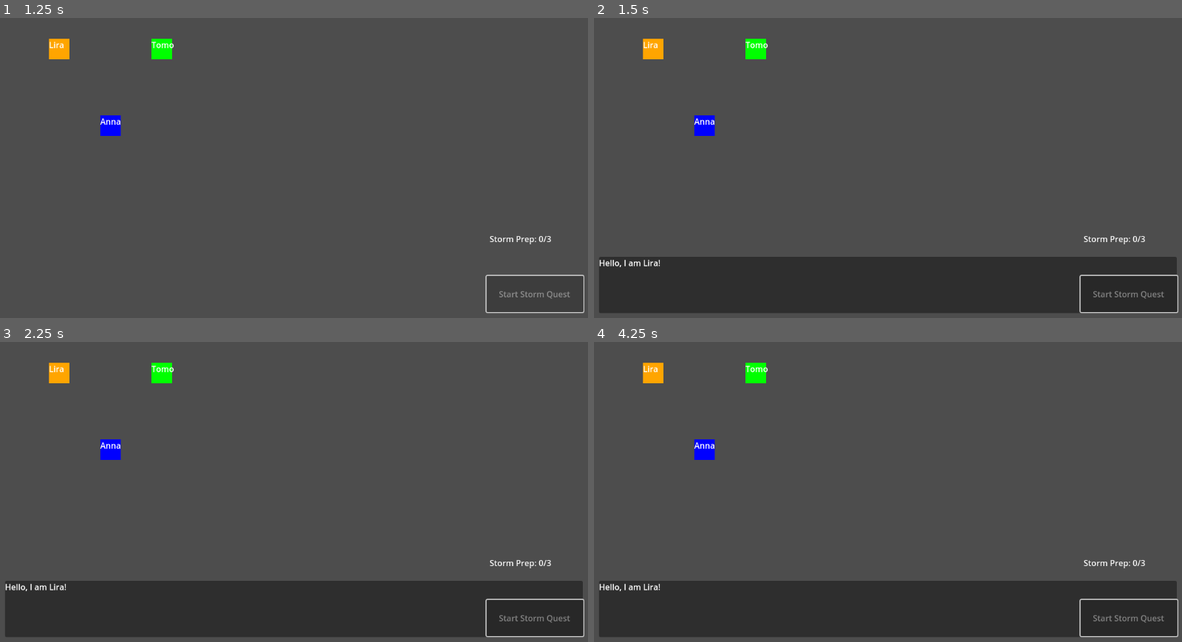
Above: before the commit, frames 1-4 (two rows, left to right).
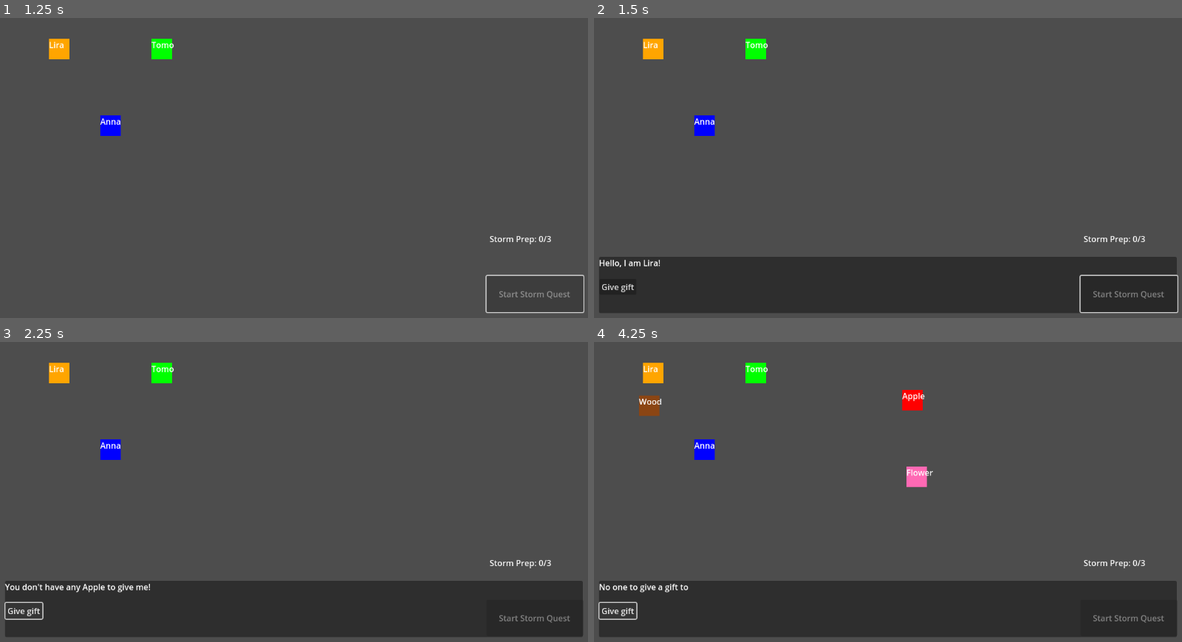
Above: after the commit, the same moments.

Repository: mquhuy/kingdomofchoices
Game: Godot game, scene res://scenes/main.tscn
The game is run twice, just before and just after one commit, with the same random seed, the same clock (stepped at 60 frames per second) and the same inputs.
Inputs (mouse positions are in pixels of both pictures, inside the frame that each line leads up to):
- Up to frame 1 (1.25 s): click "Start Storm Quest" at 0.5 s
- Up to frame 2 (1.5 s): tap Enter at 1.25 s; move the mouse to (652, 48) at 1.27 s; click (652, 48) at 1.42 s
- Up to frame 3 (2.25 s): click (23, 612) at 2 s, where only the run after the commit has a clickable "Give gift"
- Up to frame 4 (4.25 s): click (617, 612) at 2.75 s, where only the run after the commit has a clickable "Give gift"; click (617, 612) at 3.5 s, where only the run after the commit has a clickable "Give gift"

Frame 1 is identical in both runs. In frame 2, less than 0.1% of the frame differs, in the area x 1-7%, y 88-92%; in frame 3, 0.7%; in frame 4, 1.3%, in the area x 0-100%, y 15-99%.

Commit message:
Add inventories

Diff:
--- /dev/null
+++ b/items/Item.tscn
@@ -0,0 +1,27 @@
+[gd_scene load_steps=3 format=3 uid="uid://cfyuyidww4a4w"]
+
+[ext_resource type="Script" uid="uid://bjit0qntxl8d2" path="res://scripts/item.gd" id="1_r0jyl"]
+
+[sub_resource type="RectangleShape2D" id="RectangleShape2D_ipbjl"]
+size = Vector2(40, 40)
+
+[node name="Item" type="Area2D"]
+script = ExtResource("1_r0jyl")
+
+[node name="ColorRect" type="ColorRect" parent="."]
+offset_right = 40.0
+offset_bottom = 40.0
+mouse_filter = 2
+
+[node name="ItemNameLabel" type="Label" parent="."]
+offset_right = 40.0
+offset_bottom = 23.0
+
+[node name="CollisionShape2D" type="CollisionShape2D" parent="."]
+position = Vector2(21, 20)
+shape = SubResource("RectangleShape2D_ipbjl")
+
+[node name="DespawnTimer" type="Timer" parent="."]
+
+[connection signal="input_event" from="." to="." method="_input_event"]
+[connection signal="timeout" from="DespawnTimer" to="." method="_on_despawn_timer_timeout"]
--- a/project.godot
+++ b/project.godot
@@ -20,6 +20,7 @@
 QuestManager="*res://scripts/quest_manager.gd"
 PlayerBehavior="*res://scripts/player_behavior.gd"
 VillageContext="*res://scripts/village_context.gd"
+Inventory="*res://scripts/inventory.gd"
 
 [rendering]
 
--- a/scenes/main.tscn
+++ b/scenes/main.tscn
@@ -1,8 +1,7 @@
-[gd_scene load_steps=4 format=3 uid="uid://1d6dtd3wgfsg"]
+[gd_scene load_steps=3 format=3 uid="uid://1d6dtd3wgfsg"]
 
 [ext_resource type="Script" uid="uid://hfpfluq0ayxv" path="res://scripts/main.gd" id="1_sugp2"]
 [ext_resource type="PackedScene" uid="uid://c161lorq7k1el" path="res://ui/dialogue_box.tscn" id="2_0wfyh"]
-[ext_resource type="Script" uid="uid://ciex1j7wss2yl" path="res://scripts/dialogue_box.gd" id="3_sugp2"]
 
 [node name="Main" type="Node2D"]
 script = ExtResource("1_sugp2")
@@ -15,7 +14,6 @@
 offset_top = 527.0
 offset_right = 1142.0
 offset_bottom = 637.0
-script = ExtResource("3_sugp2")
 
 [node name="StartQuestButton" type="Button" parent="."]
 offset_left = 954.0
@@ -30,4 +28,9 @@
 offset_right = 1133.0
 offset_bottom = 551.0
 
+[node name="ItemNeedCheckTimer" type="Timer" parent="."]
+wait_time = 4.0
+autostart = true
+
 [connection signal="pressed" from="StartQuestButton" to="." method="_on_start_quest_button_pressed"]
+[connection signal="timeout" from="ItemNeedCheckTimer" to="." method="_on_item_need_check_timer_timeout"]
--- a/scripts/dialogue_box.gd
+++ b/scripts/dialogue_box.gd
@@ -1,10 +1,20 @@
 extends Panel
 
 @onready var dialogue_text = $DialogueText
+var current_npc = null
 
-func show_dialogue(text: String):
+func show_dialogue(text: String, npc_ref = null):
 	dialogue_text.text = text
 	show()
+	current_npc = npc_ref
 
 func hide_dialogue():
 	hide()
+
+
+func _on_give_gift_pressed() -> void:
+	if current_npc:
+		var item_to_give = "Apple"
+		current_npc.give_gift(item_to_give)
+	else:
+		show_dialogue("No one to give a gift to")
--- /dev/null
+++ b/scripts/inventory.gd
@@ -0,0 +1,21 @@
+extends Node
+
+var items := {}
+
+func add_item(item_name: String, amount: int = 1):
+	items[item_name] = items.get(item_name, 0) + amount
+
+func remove_item(item_name: String, amount: int = 1):
+	var count = get_item_count(item_name)
+	if count < amount:
+		print("Not enough %s. Has %d, required %d" %[item_name, count, amount])
+	else:
+		items[item_name] -= amount
+		if items[item_name] <= 0:
+			items.erase(item_name)
+
+func has_item(item_name: String, amount: int = 1) -> bool:
+	return items.get(item_name, 0) >= amount
+
+func get_item_count(item_name: String) -> int:
+	return items.get(item_name, 0)
--- /dev/null
+++ b/scripts/item.gd
@@ -0,0 +1,31 @@
+extends Area2D
+
+@export var item_name: String = "Apple"
+@export var item_color: Color = Color.RED  # If using ColorRect
+@export var despawn_time: float = 5.0 # Number of seconds before disappearing
+var picked_up = false
+
+func _ready():
+	add_to_group("WorldItems")
+	add_to_group("Item_" + item_name)
+	start_despawn_timer(despawn_time)
+	if has_node("ColorRect"):
+		$ColorRect.color = item_color
+	if has_node("ItemNameLabel"):
+		$ItemNameLabel.text = item_name
+
+func start_despawn_timer(seconds: float):
+	$DespawnTimer.wait_time = seconds
+	$DespawnTimer.start()
+
+func _input_event(viewport, event, shape_idx):
+	if not picked_up and event is InputEventMouseButton and event.pressed:
+		picked_up = true
+		Inventory.add_item(item_name, 1)
+		var count = Inventory.get_item_count(item_name)
+		print("Collected %s. Inventory %d" %[item_name, count])
+		queue_free()
+
+
+func _on_despawn_timer_timeout() -> void:
+	queue_free()
--- a/scripts/main.gd
+++ b/scripts/main.gd
@@ -1,11 +1,55 @@
 extends Node2D
 
 @onready var npc_scene = preload("res://characters/NPC.tscn")
+@onready var item_scene = preload("res://items/Item.tscn")
+
+var ITEM_SPAWN_CONFIGS = [
+	{
+		"name": "Apple",
+		"color": Color.RED,
+		"needed_in_inventory": 2,
+		"max_on_map": 3,
+		"despawn_time": 4,
+		"spawn_condition": func() -> bool: return true
+	},
+	{
+		"name": "Flower",
+		"color": Color.HOT_PINK,
+		"needed_in_inventory": 1,
+		"max_on_map": 2,
+		"despawn_time": 5,
+		"spawn_condition": func() -> bool: return true
+	},
+	{
+		"name": "Wood",
+		"color": Color.SADDLE_BROWN,
+		"needed_in_inventory": 1,
+		"max_on_map": 2,
+		"despawn_time": 10,
+		"spawn_condition": func() -> bool: return QuestManager.quest_active and QuestManager.quest_type == "storm"
+	}
+]
 
 func _ready():
 	spawn_npc("Lira", Color.ORANGE, Vector2(100, 100))
 	spawn_npc("Tomo", Color.GREEN, Vector2(300, 100))
 	spawn_npc("Anna", Color.BLUE, Vector2(200, 250))
+
+func check_and_spawn_needed_items():
+	for item_conf in ITEM_SPAWN_CONFIGS:
+		if not item_conf["spawn_condition"].call():
+			continue
+		var name = item_conf["name"]
+		var color = item_conf["color"]
+		var needed_in_inventory = item_conf["needed_in_inventory"]
+		var max_on_map = item_conf["max_on_map"]
+		var in_inventory = Inventory.get_item_count(name)
+		var on_map = count_items_on_map(name)
+		if in_inventory < needed_in_inventory and on_map < max_on_map:
+			spawn_item(name, color, get_random_valid_position())
+
+func get_random_position():
+	return Vector2(randi() % 600 + 50, randi() % 400 + 50)
 
 func spawn_npc(name: String, color: Color, pos: Vector2):
 	var npc_instance = npc_scene.instantiate()
@@ -13,6 +57,16 @@
 	npc_instance.color = color
 	npc_instance.position = pos
 	add_child(npc_instance)
+
+func spawn_item(name: String, color: Color, pos: Variant = null):
+	var item = item_scene.instantiate()
+	item.item_name = name
+	item.item_color = color
+	if typeof(pos) == TYPE_VECTOR2:
+		item.position = pos
+	else:
+		item.position = get_random_valid_position()
+	add_child(item)
 
 func _process(delta):
 	if QuestManager.quest_active:
@@ -26,3 +80,41 @@
 	VillageContext.set_context("Storm Coming!")
 	$StartQuestButton.disabled = true
 	$QuestStatusLabel.text = "Storm quest started! Ask Tomo for help."
+
+func count_items_on_map(item_name: String) -> int:
+	var group_name = "Item_" + item_name
+	return get_tree().get_nodes_in_group(group_name).size()
+
+func get_random_valid_position(min_distance: float = 64.0, max_tries: int = 30) -> Vector2:
+	var area_min = Vector2(50, 50)
+	var area_max = Vector2(750, 450)  # Adjust to fit your scene
+	var rng = RandomNumberGenerator.new()
+	var pos = get_random_position()
+	for i in max_tries:
+		pos = Vector2(
+			rng.randi_range(int(area_min.x), int(area_max.x)),
+			rng.randi_range(int(area_min.y), int(area_max.y))
+		)
+		if is_position_valid(pos, min_distance):
+			return pos
+	# If no valid found, return last tried
+	return pos
+
+func is_position_valid(pos: Vector2, min_distance: float) -> bool:
+	# Avoid NPCs
+	for npc in get_tree().get_nodes_in_group("NPCs"):
+		if npc.position.distance_to(pos) < min_distance:
+			return false
+	# Avoid Player (if you have one)
+	if has_node("Player"):
+		var player = get_node("Player")
+		if player.position.distance_to(pos) < min_distance:
+			return false
+	# Avoid other world items
+	for item in get_tree().get_nodes_in_group("WorldItems"):
+		if item.position.distance_to(pos) < min_distance:
+			return false
+	return true
+
+func _on_item_need_check_timer_timeout() -> void:
+	check_and_spawn_needed_items()
--- a/scripts/npc.gd
+++ b/scripts/npc.gd
@@ -4,6 +4,7 @@
 @export var color: Color = Color(1,1,1)
 
 func _ready():
+	add_to_group("NPCs")
 	var label = $NameLabel
 	if label == null:
 		print("Label not found")
@@ -30,12 +31,24 @@
 					"I'll help you gather wood! (Progress: %d/%d)" % [QuestManager.quest_progress, QuestManager.quest_required]
 				)
 			else:
-				dialogue_box.show_dialogue("Sorry, I don't trust you enough to help with the storm.")
+				dialogue_box.show_dialogue("Sorry, I don't trust you enough to help with the storm.", self)
 		else:
-			dialogue_box.show_dialogue("Hello, I am " + npc_name + "!")
+			dialogue_box.show_dialogue("Hello, I am " + npc_name + "!", self)
 
 		# Check for quest completion
 		if QuestManager.is_quest_complete():
 			var complete_text = "Quest complete! Your house is safe from the storm."
 			dialogue_box.show_dialogue(complete_text)
 			QuestManager.reset_quest()
+
+func give_gift(item_name: String):
+	if Inventory.has_item(item_name, 1):
+		Inventory.remove_item(item_name, 1)
+		PlayerBehavior.increase_relationship(npc_name, 2)
+		var main = get_tree().root.get_node("Main")
+		var dialogue_box = main.get_node("DialogueBox")
+		dialogue_box.show_dialogue("Thank you for the %s! I like you more now." % item_name)
+	else:
+		var main = get_tree().root.get_node("Main")
+		var dialogue_box = main.get_node("DialogueBox")
+		dialogue_box.show_dialogue("You don't have any %s to give me!" % item_name)
--- a/ui/dialogue_box.tscn
+++ b/ui/dialogue_box.tscn
@@ -1,8 +1,21 @@
-[gd_scene format=3 uid="uid://c161lorq7k1el"]
+[gd_scene load_steps=2 format=3 uid="uid://c161lorq7k1el"]
+
+[ext_resource type="Script" uid="uid://ciex1j7wss2yl" path="res://scripts/dialogue_box.gd" id="1_2ix3t"]
 
 [node name="DialogueBox" type="Panel"]
+script = ExtResource("1_2ix3t")
 
 [node name="DialogueText" type="Label" parent="."]
 layout_mode = 0
-offset_right = 40.0
-offset_bottom = 23.0
+offset_right = 110.0
+offset_bottom = 57.0
+
+[node name="Give Gift" type="Button" parent="."]
+layout_mode = 0
+offset_left = 1.0
+offset_top = 43.0
+offset_right = 52.0
+offset_bottom = 56.0
+text = "Give gift"
+
+[connection signal="pressed" from="Give Gift" to="." method="_on_give_gift_pressed"]
Not shown, added: scripts/inventory.gd.uid
Not shown, added: scripts/item.gd.uid
